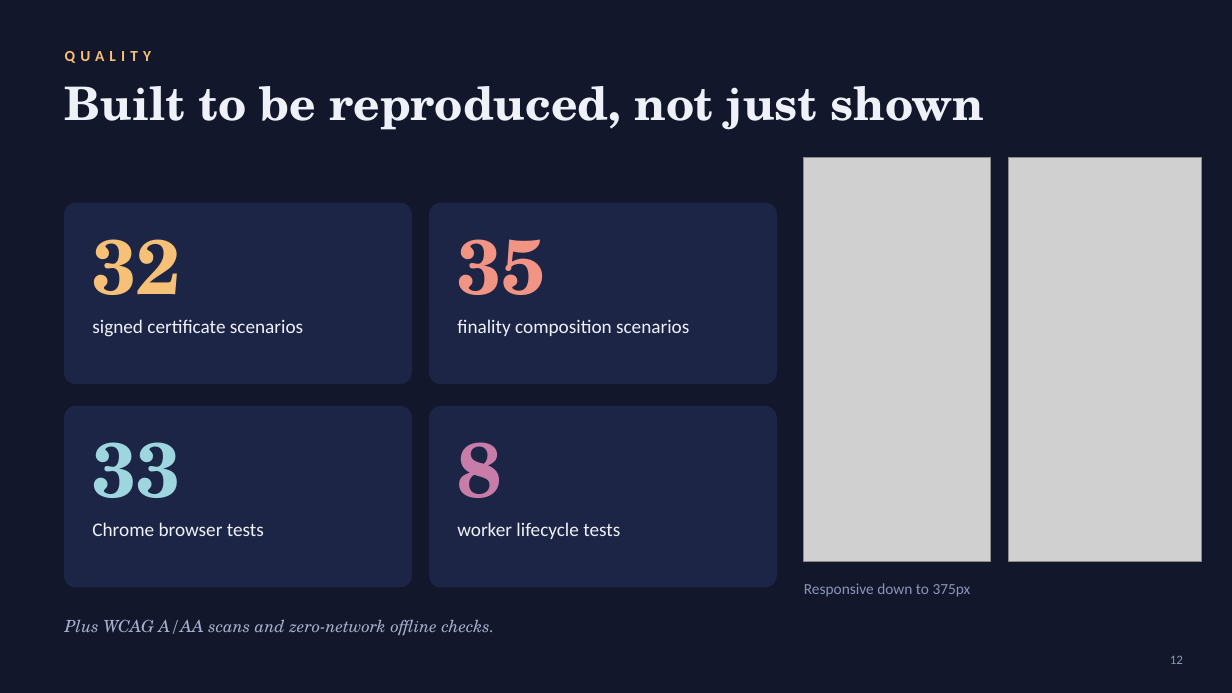
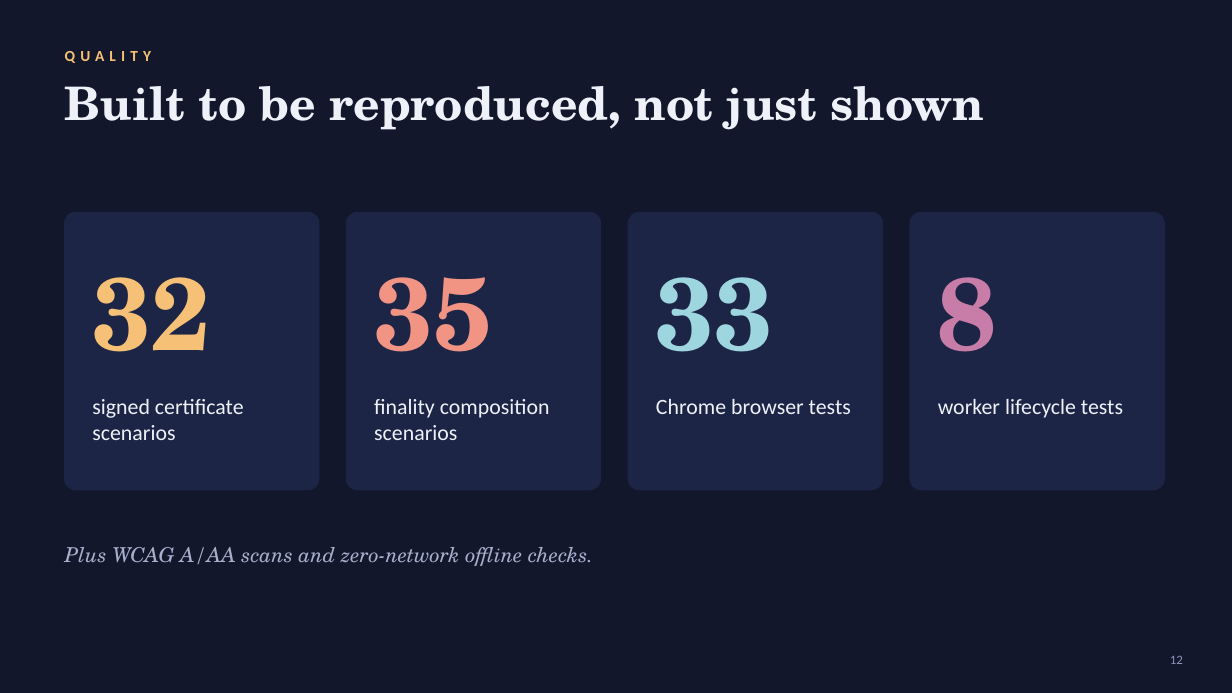
Before and after one commit to mansi0xc/monocle, a slide deck: slide 12 of Monocle-demo.pptx. Drawn at 1232x693 pixels with LibreOffice and Linux fonts; fonts in the diff are those of the drawing; grey boxes stand for pictures. Boxes give left, top, right and bottom in pixels: in the first picture for what was removed or moved away, otherwise in the second. Text is boxed around its words. In the diff, an @@ line names an element or a change of style, - is before the commit and + after.

```diff
--- a/Monocle-demo.pptx
+++ b/Monocle-demo.pptx
@@ picture removed at [804, 157, 991, 561] @@
@@ picture removed at [1009, 157, 1202, 561] @@
@@ rounded rectangle: place and size @@
-rounded rectangle at [65, 203, 411, 384]
+rounded rectangle at [65, 213, 319, 490]
@@ rounded rectangle: place and size @@
-rounded rectangle at [430, 203, 776, 384]
+rounded rectangle at [347, 213, 601, 490]
@@ rounded rectangle: place and size @@
-rounded rectangle at [65, 407, 411, 587]
+rounded rectangle at [628, 213, 883, 490]
@@ proportions changed in 4 elements at [65, 213, 319, 490], [347, 213, 601, 490], [628, 213, 883, 490], [910, 213, 1165, 490] @@
@@ rounded rectangle: place and size @@
-rounded rectangle at [430, 407, 776, 587]
+rounded rectangle at [910, 213, 1165, 490]
@@ text "32": place and size @@
-text "32" at [92, 239, 180, 320]
+text "32" at [92, 277, 210, 352]
@@ text "35": place and size @@
-text "35" at [457, 239, 545, 320]
+text "35" at [374, 277, 492, 352]
@@ text "33": place and size @@
-text "33" at [92, 442, 180, 523]
+text "33" at [656, 277, 774, 352]
@@ size 60 to 80 pt in 4 elements at [92, 277, 210, 352], [374, 277, 492, 352], [656, 277, 774, 352], [938, 277, 997, 352] @@
@@ text "8": place and size @@
-text "8" at [457, 442, 501, 523]
+text "8" at [938, 277, 997, 352]
@@ text "signed certificate scenarios": place and size @@
-text "signed certificate scenarios" at [92, 319, 303, 337]
+text "signed certificate scenarios" at [92, 399, 244, 440]
@@ text "finality composition scenarios": place and size @@
-text "finality composition scenarios" at [457, 319, 689, 336]
+text "finality composition scenarios" at [374, 399, 550, 440]
@@ text "Chrome browser tests": place and size @@
-text "Chrome browser tests" at [92, 522, 264, 536]
+text "Chrome browser tests" at [656, 399, 851, 414]
@@ size 15 to 17 pt in 4 elements at [92, 399, 244, 440], [374, 399, 550, 440], [656, 399, 851, 414], [938, 399, 1123, 418] @@
@@ text "worker lifecycle tests": place and size @@
-text "worker lifecycle tests" at [457, 522, 620, 539]
+text "worker lifecycle tests" at [938, 399, 1123, 418]
@@ text "Plus WCAG A/AA scans and ...": place and size @@
-text "Plus WCAG A/AA scans and ..." at [65, 619, 495, 635]
+text "Plus WCAG A/AA scans and ..." at [65, 547, 593, 566]
@@ text "Plus WCAG A/AA scans and ..." at [65, 547, 593, 566]: size 13 to 16 pt @@
@@ text removed at [804, 583, 971, 597] @@
-Responsive down to 375px
```
Also in this commit, not shown: 5 other slides changed, 1 slide added, 1 slide removed, 10 other files.
